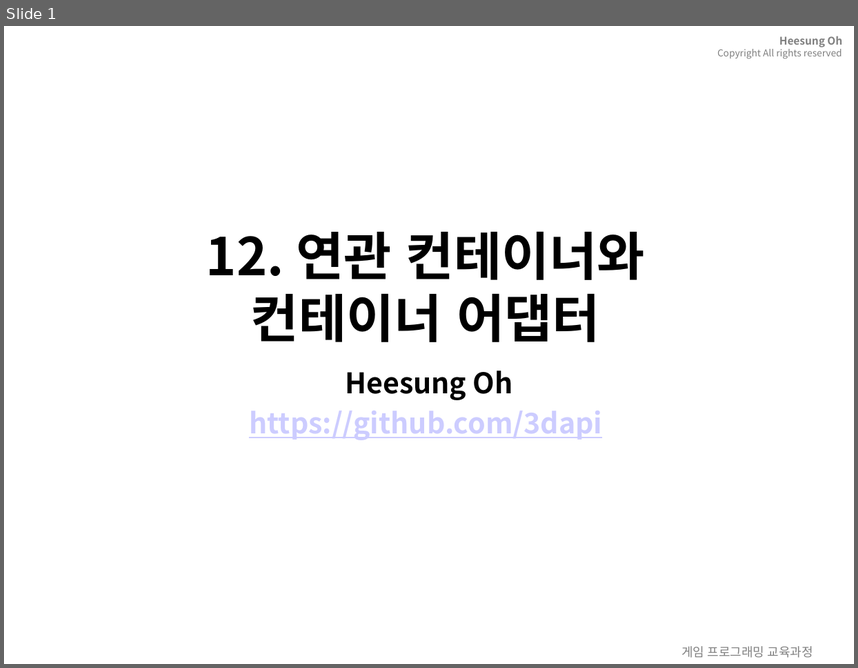
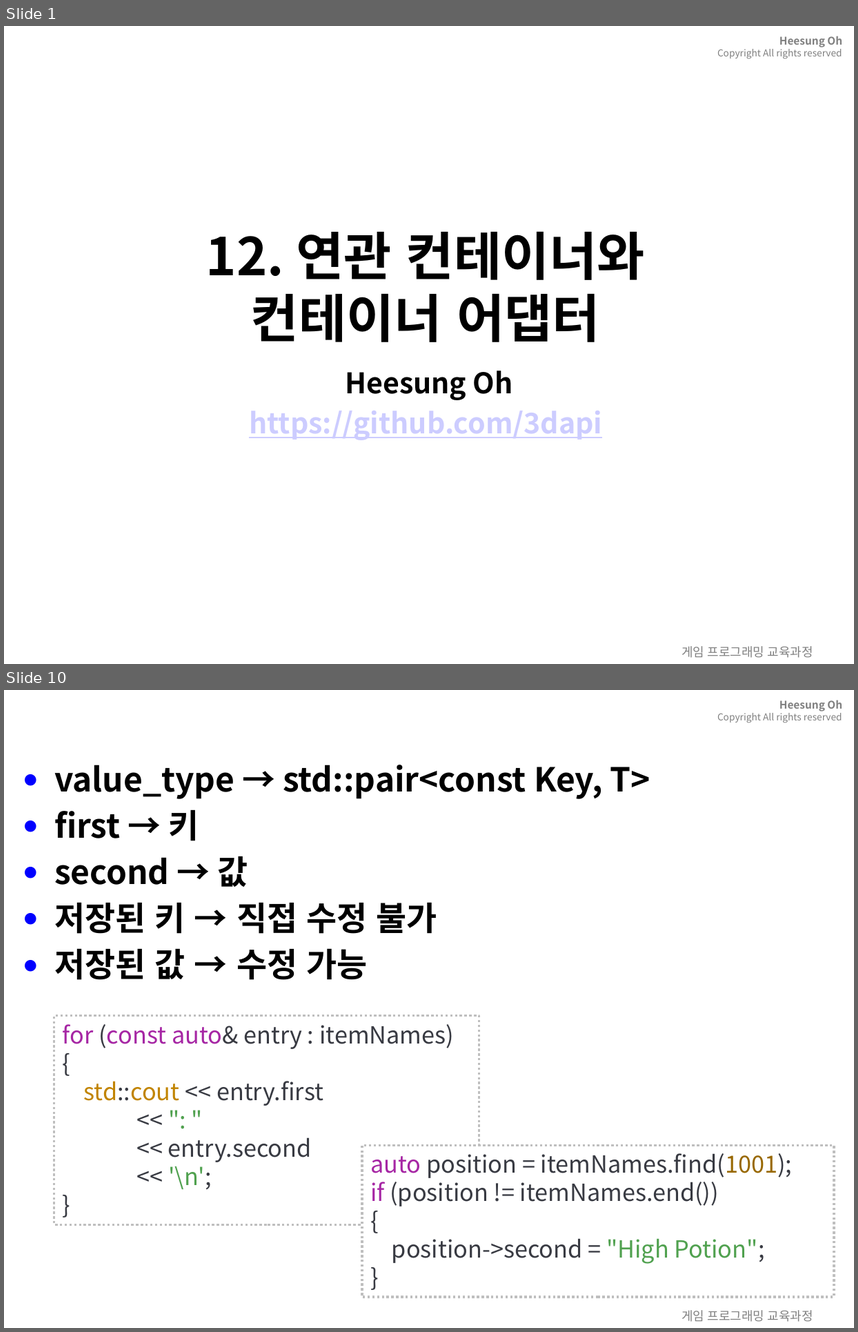
Before and after one commit to 3dapi/bs02_cpp, a slide deck: doc/ppt/12.associativeContainer.pptx. Shown one above the other, each under a label of ours: slide 1 before the commit, slides 1 and 10 after it; the slides between them are not shown. The pictures are 858x668 and 858x1332 pixels, drawn with LibreOffice and Linux fonts; fonts in the diff are those of the drawing; background and template pictures are left out. Boxes give left, top, right and bottom in pixels: in the first picture for what was removed or moved away, otherwise in the second. Text is boxed around its words. In the diff, an @@ line names an element or a change of style, - is before the commit and + after.

Commit message:
project 수정, PPT 수정

```diff
--- a/doc/ppt/12.associativeContainer.pptx
+++ b/doc/ppt/12.associativeContainer.pptx
@@ slide 10 added at box(4, 690, 854, 1328), background picture (left out); not listed: 2 template elements that a slide beside it also shows @@
@@ text added at box(54, 765, 651, 980), 28 pt, text #000000, bold @@
+● value_type → std::pair<const Key, T>
+● first → 키
+● second → 값
+● 저장된 키 → 직접 수정 불가
+● 저장된 값 → 수정 가능
@@ title added at box(168, 810, 248, 887), 28 pt, text #FFFFFF, bold @@
+12.2.1 키와 값
@@ rectangle added at box(54, 1016, 479, 1225), fill #FFFFFF, outline #BFBFBF 2 pt dashed, 20 pt, text #383A42 @@
+for (const auto& entry : itemNames)
+{
+std::cout << entry.first
+<< ": "
+<< entry.second
+<< '\n';
+}
@@ rectangle added at box(362, 1145, 833, 1296), fill #FFFFFF, outline #BFBFBF 2 pt dashed, 20 pt, text #383A42 @@
+auto position = itemNames.find(1001);
+if (position != itemNames.end())
+{
+position->second = "High Potion";
+}
```
Also in this commit, not shown: 51 other slides added, 55 slides removed, 28 other files.
